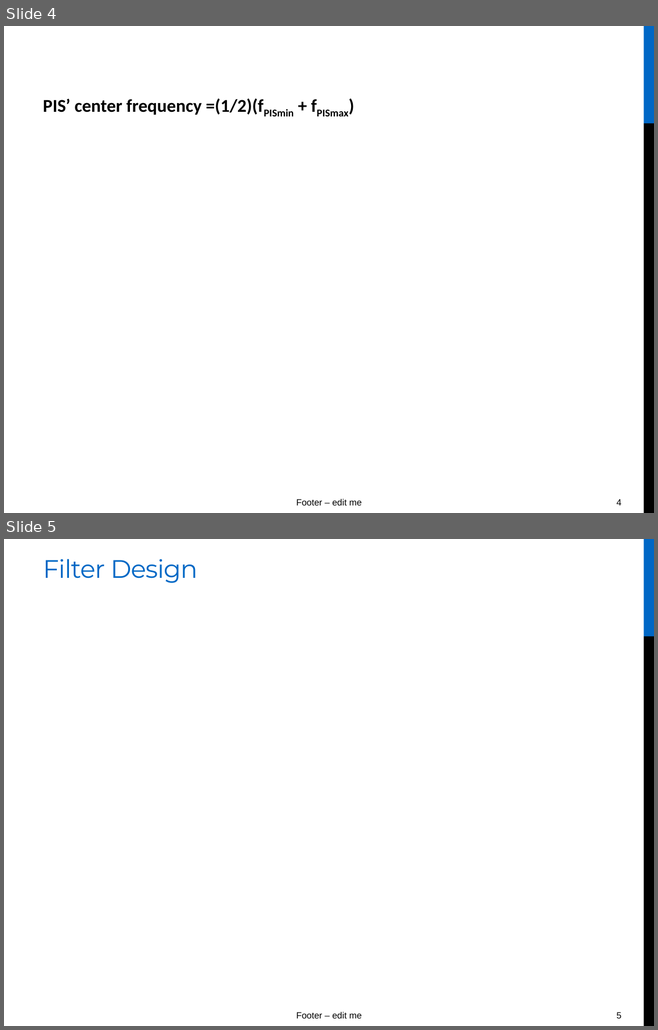
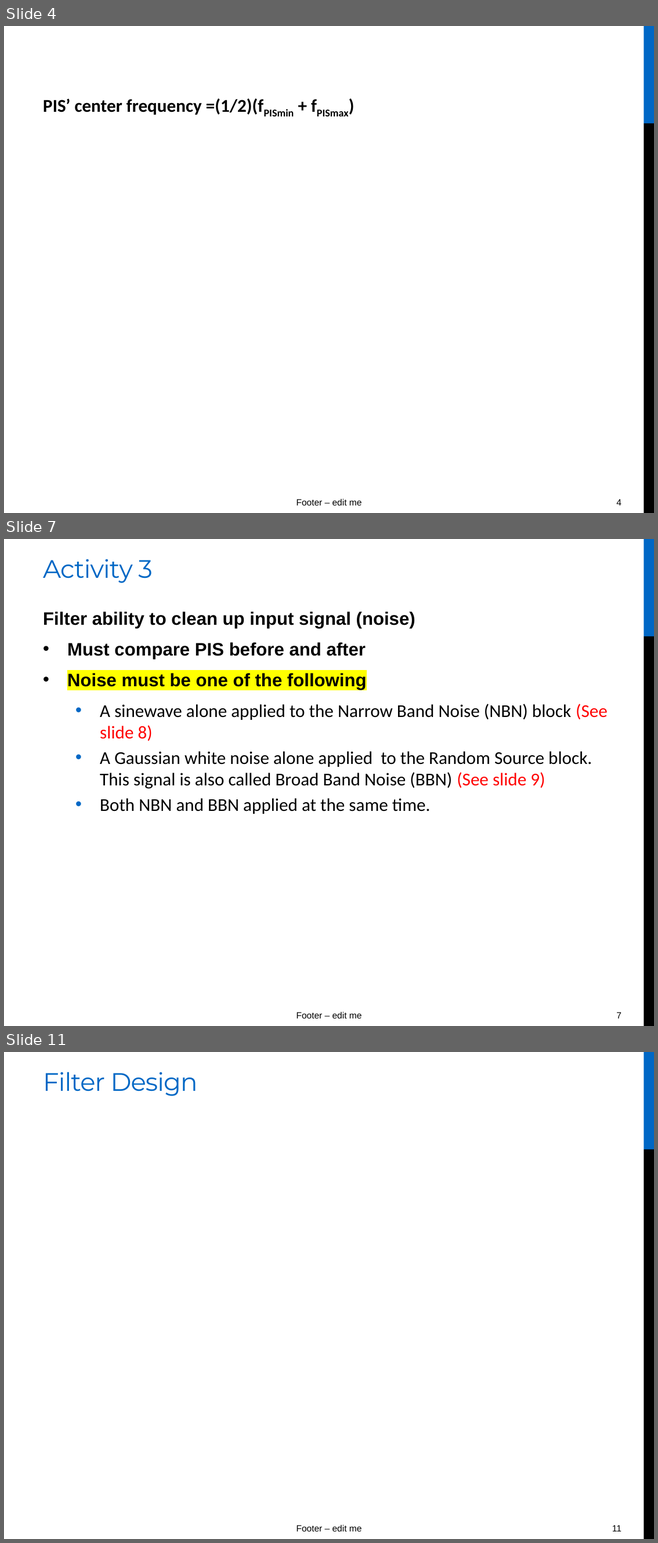
Before and after one commit to ChadwickyN/DSP_Project, a slide deck: FINAl_PRESENTATION.pptx. Shown one above the other, each under a label of ours: slides 4 and 5 before the commit, slides 4, 7 and 11 after it; the slides between them are not shown. The pictures are 658x1030 and 658x1543 pixels, drawn with LibreOffice and Linux fonts; fonts in the diff are those of the drawing. Boxes give left, top, right and bottom in pixels: in the first picture for what was removed or moved away, otherwise in the second. Text is boxed around its words. In the diff, an @@ line names an element or a change of style, - is before the commit and + after.

```diff
--- a/FINAl_PRESENTATION.pptx
+++ b/FINAl_PRESENTATION.pptx
@@ slide 7 added at box(4, 539, 654, 1026), background #FFFFFF; not listed: 4 template elements that a slide beside it also shows @@
@@ title added at box(43, 559, 152, 583), 28 pt, text #0067C5 @@
+Activity 3
@@ text added at box(43, 611, 607, 814), 20 pt, text #000000 @@
+Filter ability to clean up input signal (noise)
+• Must compare PIS before and after
+• Noise must be one of the following
+  • A sinewave alone applied to the Narrow Band Noise (NBN) block (See slide 8)
+  • A Gaussian white noise alone applied to the Random Source block. This signal is also called Broad Band Noise (BBN) (See slide 9)
+  • Both NBN and BBN applied at the same time.
@@ what was slide 5 is now slide 11 @@
@@ page number at box(612, 1525, 621, 1532): text changed @@
-5
+11
```
Also in this commit, not shown: 1 slide changed, 5 other slides added.
